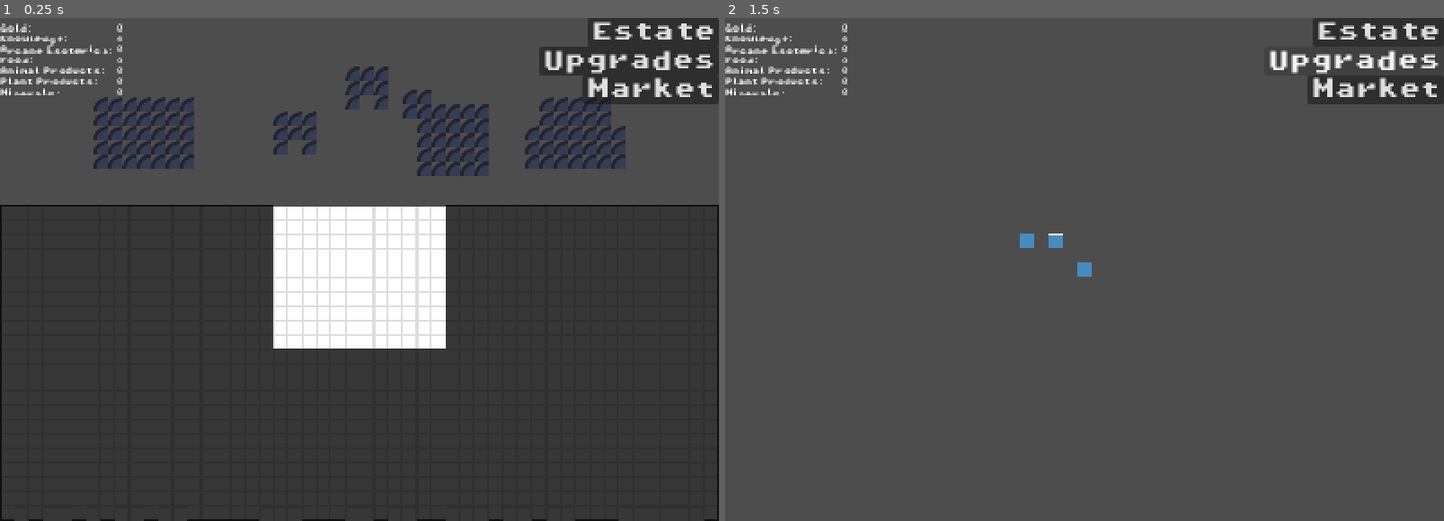
Above: before the commit, frames 1-2 (left to right).
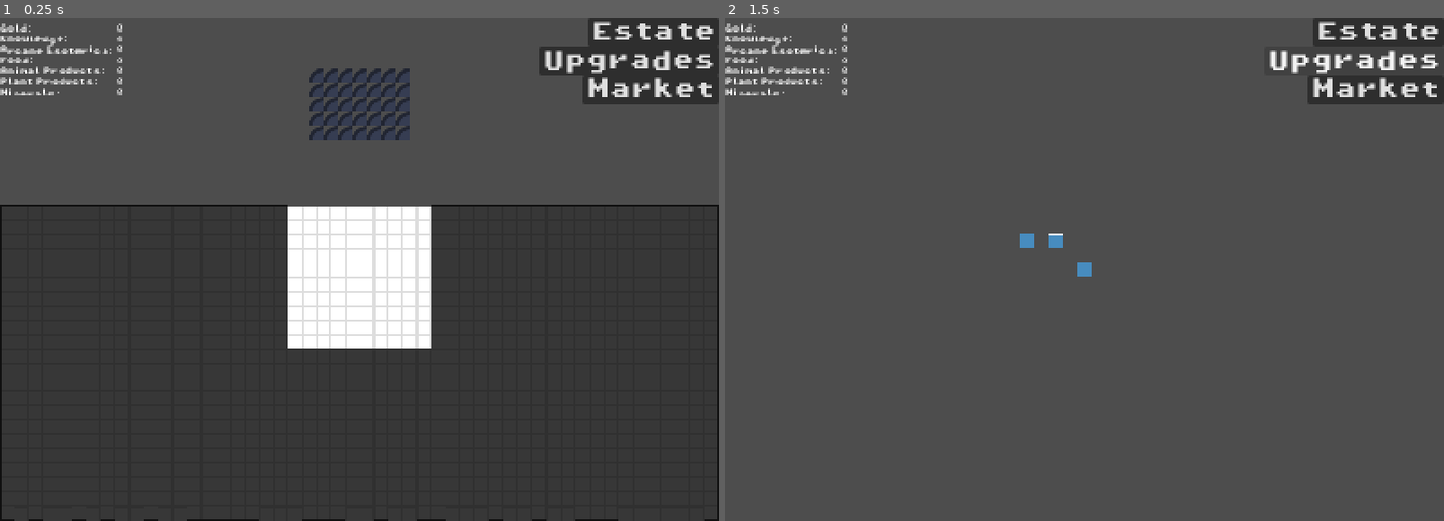
Above: after the commit, the same moments.

Repository: Cryatonic/mage-s-manor
Game: Godot game, scene res://scenes/test_game.tscn
Two runs of this game, one before a commit and one after it. Both use one fixed random seed, a clock stepped at 60 frames per second and the inputs below. The engine's default icon, where the game draws it, is replaced by a stand-in: a white triangle on a blue panel in a dark square.
Inputs:
- Up to frame 1 (0.25 s): no input
- Up to frame 2 (1.5 s): click "Estate" at 0.5 s; click "Upgrades" at 1.25 s

The runs differ from the first frame. In frame 1, 4.2% of the frame differs, in the area x 13-87%, y 9-66%; in frame 2, nothing differs.

Commit message:
Market Stuff
Still getting Market buying of buildings working. Need to get a system to refund unbuilt buildings.

Diff:
--- a/scenes/game_screen.tscn
+++ b/scenes/game_screen.tscn
@@ -4,9 +4,6 @@
 [ext_resource type="Script" uid="uid://dicwool65dodk" path="res://scripts/game_screen.gd" id="1_dthvl"]
 [ext_resource type="PackedScene" uid="uid://cvfjq8m5tpurd" path="res://scenes/test_tileset_scene.tscn" id="2_dthvl"]
 [ext_resource type="PackedScene" uid="uid://c4jq81yeslrjg" path="res://scenes/manor.tscn" id="3_r01d7"]
-[ext_resource type="PackedScene" uid="uid://t7vblyjuljk" path="res://scenes/mine_building.tscn" id="4_vnpv3"]
-[ext_resource type="PackedScene" uid="uid://bdjh06ean84vm" path="res://scenes/farm_building.tscn" id="5_4m8lb"]
-[ext_resource type="PackedScene" uid="uid://cngww2dyqvc1j" path="res://scenes/pasture_building.tscn" id="6_mjl5p"]
 
 [sub_resource type="TileSetAtlasSource" id="TileSetAtlasSource_2yu03"]
 texture = ExtResource("1_1urxi")
@@ -295,37 +292,14 @@
 tile_set = SubResource("TileSet_8tvxp")
 
 [node name="Buildings" type="Node2D" parent="." unique_id=1782453222]
+position = Vector2(400, 96)
 
 [node name="Manor" parent="Buildings" unique_id=1290355261 instance=ExtResource("3_r01d7")]
-position = Vector2(160, 128)
 
 [node name="BuildPieceTest" parent="Buildings/Manor" index="1" unique_id=2144734406]
 home_pos = Vector2(160, 64)
 
-[node name="MineBuilding" parent="Buildings" unique_id=1344425237 instance=ExtResource("4_vnpv3")]
-position = Vector2(328, 128)
-
-[node name="BuildPieceTest" parent="Buildings/MineBuilding" index="1" unique_id=2144734406]
-home_pos = Vector2(328, 64)
-
-[node name="FarmBuilding" parent="Buildings" unique_id=1870270523 instance=ExtResource("5_4m8lb")]
-position = Vector2(496, 128)
-
-[node name="BuildPieceTest" parent="Buildings/FarmBuilding" index="1" unique_id=2144734406]
-home_pos = Vector2(496, 64)
-
-[node name="PastureBuilding" parent="Buildings" unique_id=979697762 instance=ExtResource("6_mjl5p")]
-position = Vector2(640, 128)
-
-[node name="BuildPieceTest" parent="Buildings/PastureBuilding" index="1" unique_id=2144734406]
-home_pos = Vector2(640, 64)
-
-[node name="MineBuilding2" parent="Buildings" unique_id=1155445906 instance=ExtResource("4_vnpv3")]
-position = Vector2(409, 78)
-
+[connection signal="create_building" from="." to="." method="_on_create_building"]
 [connection signal="get_building_upgrade" from="." to="." method="_on_get_building_upgrade"]
 
 [editable path="Buildings/Manor"]
-[editable path="Buildings/MineBuilding"]
-[editable path="Buildings/FarmBuilding"]
-[editable path="Buildings/PastureBuilding"]
--- a/scenes/market_screen.tscn
+++ b/scenes/market_screen.tscn
@@ -12,7 +12,7 @@
 position = Vector2(256, 128)
 script = ExtResource("2_pcpas")
 action_name = "Sell Knowledge"
-action_desc = "Sell your magic services for Gold."
+action_desc = "Sell your magic services for Gold. 10 Knowledge for 2 Gold."
 multi_buy = true
 cost_res = Array[String](["Knowledge"])
 cost_amt = Array[int]([1])
--- a/scripts/buy_farm.gd
+++ b/scripts/buy_farm.gd
@@ -3,5 +3,6 @@
 
 func do_action() -> void:
 	print("Bought Farm.")
+	get_tree().get_first_node_in_group("GameScreen").emit_signal("create_building", "Farm")
 
 	deduct_costs()
--- a/scripts/game_screen.gd
+++ b/scripts/game_screen.gd
@@ -1,6 +1,9 @@
 extends Node2D
 class_name GameScreen
 
+@warning_ignore("unused_signal")
+signal create_building(type : String)
+@warning_ignore("unused_signal")
 signal get_building_upgrade(upgrade : BaseUpgradeStrategy)
 
 @onready var hitbox_layer: TileMapLayer = $Tilemaps/HitboxLayer
@@ -14,7 +17,7 @@
 var build_mode : bool = true
 
 const origin_tile_pos : Vector2 = Vector2(408, 216)
-var playable_area : Vector2 = Vector2(12,10)
+var playable_area : Vector2 = Vector2(10,10)
 
 # Called when the node enters the scene tree for the first time.
 func _ready() -> void:
@@ -127,3 +130,16 @@
 			upgrade.add_upgrade(each)
 		if each is PastureBuilding and upgrade.buildings.has(upgrade.ValidBuildings.Pasture):
 			upgrade.add_upgrade(each)
+
+
+func _on_create_building(type: String) -> void:
+	var b : PackedScene
+	if type == "Mine":
+		b = load("uid://t7vblyjuljk")
+	elif type == "Farm":
+		b = load("uid://bdjh06ean84vm")
+	elif type == "Pasture":
+		b = load("uid://cngww2dyqvc1j")
+
+	var build : BaseBuilding = b.instantiate()
+	buildings.add_child(build)
--- a/scripts/market_item.gd
+++ b/scripts/market_item.gd
@@ -21,6 +21,9 @@
 func _ready() -> void:
 	action_button.text = action_name
 	action_button.tooltip_text = action_desc
+	action_button.tooltip_text += "\n\nCost"
+	for c in range(0, cost_res.size()):
+		action_button.tooltip_text += "\n" + cost_res[c] + ": " + str(cost_amt[c])
 
 	if not multi_buy:
 		inc_button.visible = false
